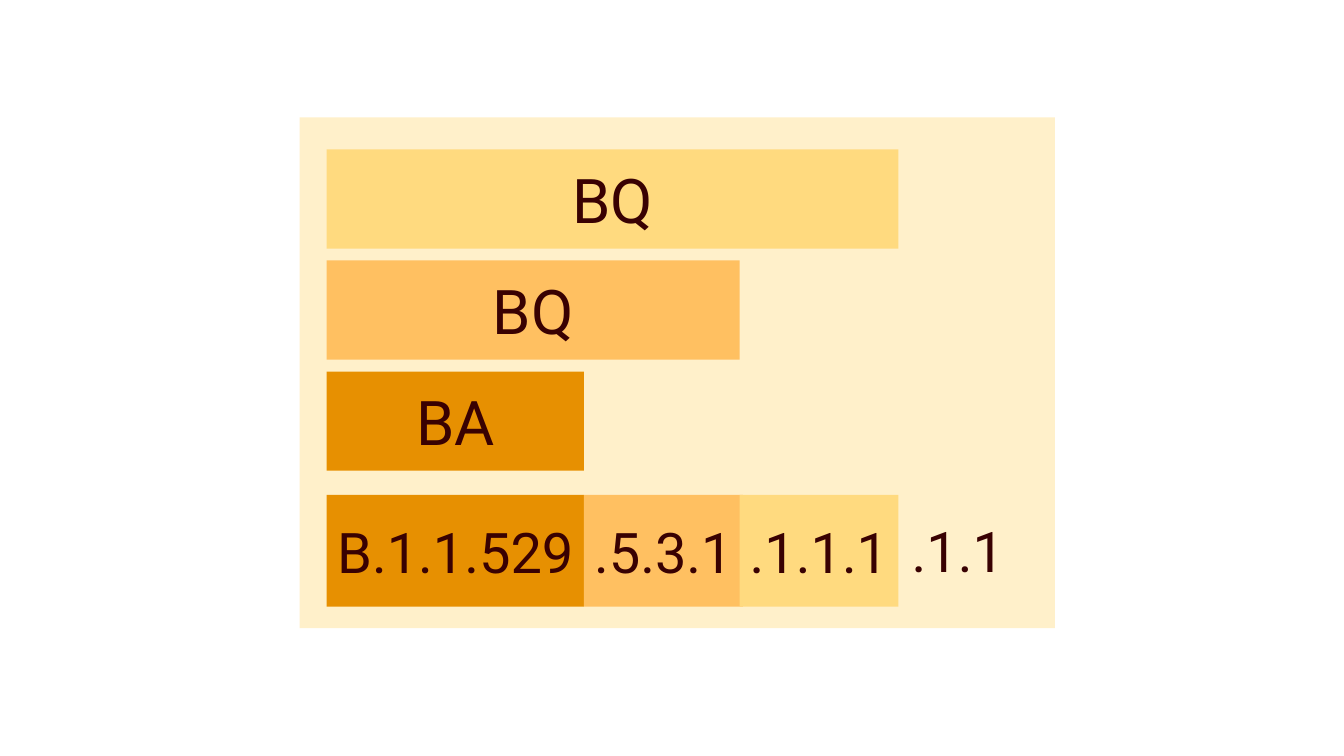
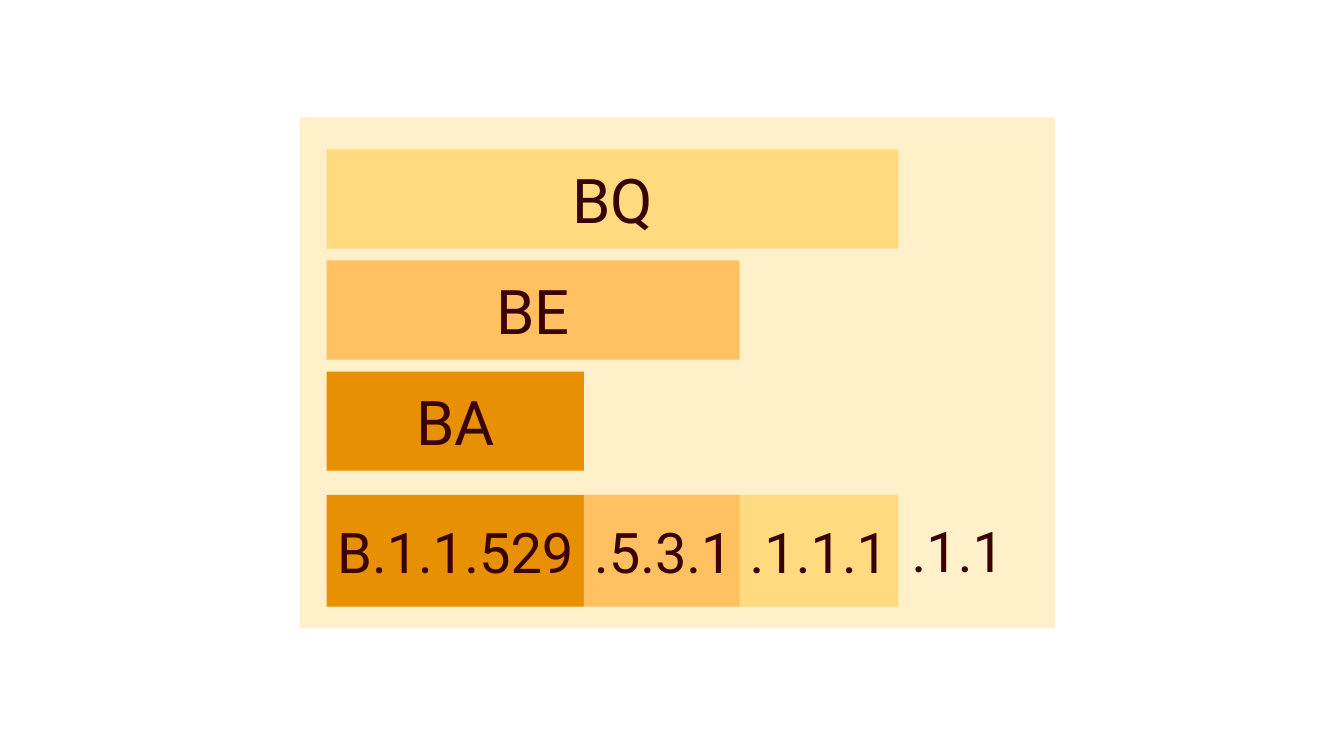
Before and after one commit to sschmutz/PangoLineageTranslator, a slide deck: slide 1 of logo/README-table-example-1.pptx. Drawn at 1344x756 pixels with LibreOffice and Linux fonts; fonts in the diff are those of the drawing. Boxes give left, top, right and bottom in pixels: in the first picture for what was removed or moved away, otherwise in the second. Text is boxed around its words. In the diff, an @@ line names an element or a change of style, - is before the commit and + after.

```diff
--- a/logo/README-table-example-1.pptx
+++ b/logo/README-table-example-1.pptx
@@ text in rectangle at bbox=[496, 290, 569, 334]: text changed @@
-BQ
+BE
```
Also in this commit, not shown: 4 other files.
